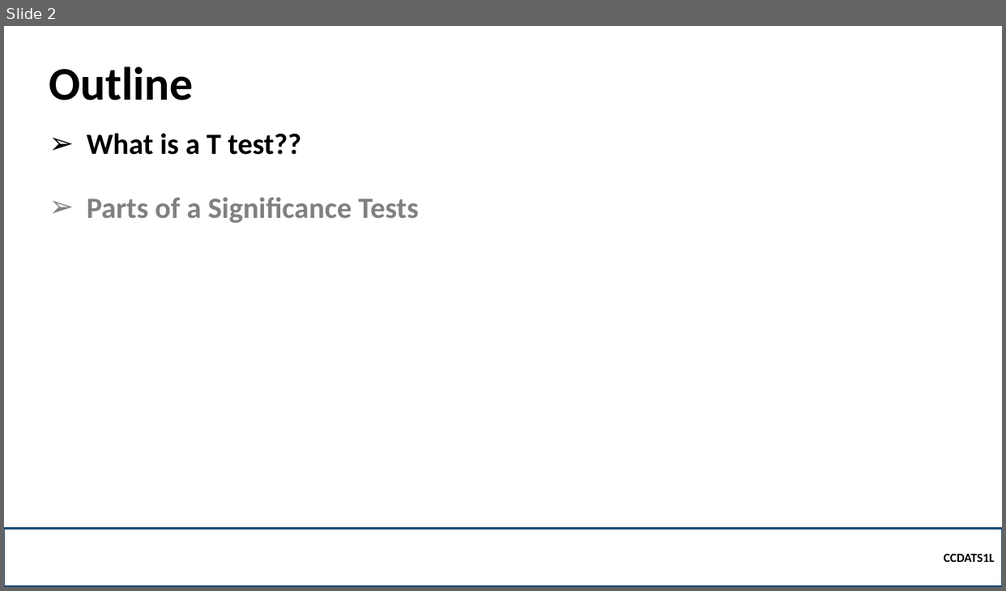
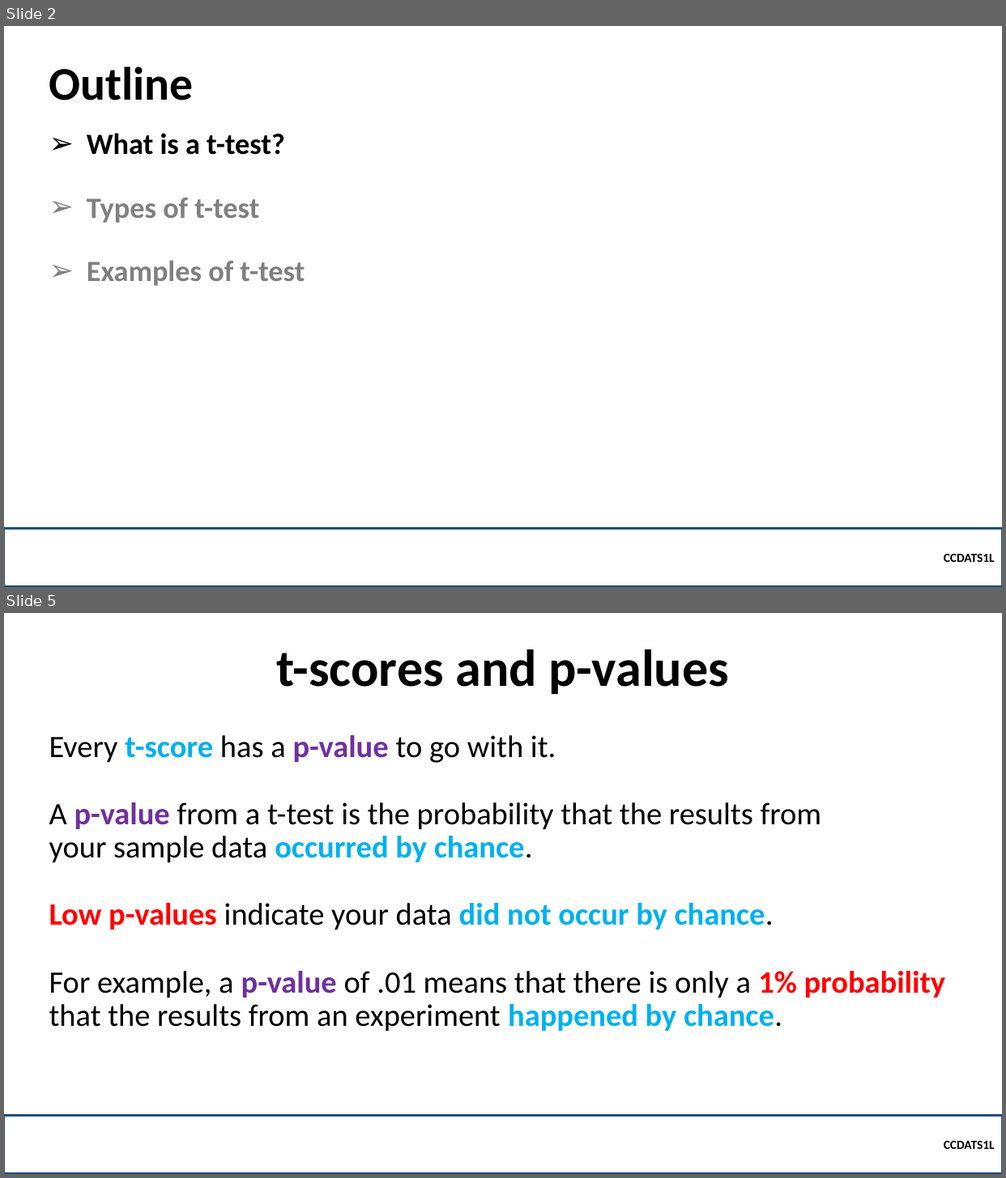
Before and after one commit to robitussin/CCDATS1L, a slide deck: week 10/T test.pptx. Shown one above the other, each under a label of ours: slide 2 before the commit, slides 2 and 5 after it; the slides between them are not shown. The pictures are 1006x591 and 1006x1178 pixels, drawn with LibreOffice and Linux fonts; fonts in the diff are those of the drawing; background and template pictures are left out. Boxes give left, top, right and bottom in pixels: in the first picture for what was removed or moved away, otherwise in the second. Text is boxed around its words. In the diff, an @@ line names an element or a change of style, - is before the commit and + after.

```diff
--- a/week 10/T test.pptx
+++ b/week 10/T test.pptx
@@ slide 5 added at (4,613,1002,1174), background picture (left out) @@
@@ title added at (276,649,729,694), 50 pt, text #000000, bold @@
+t-scores and p-values
@@ text added at (49,735,946,1032), 30 pt, text #000000 @@
+Every t-score has a p-value to go with it.
+A p-value from a t-test is the probability that the results from your sample data occurred by chance.
+Low p-values indicate your data did not occur by chance.
+For example, a p-value of .01 means that there is only a 1% probability that the results from an experiment happened by chance.
@@ rectangle added at (4,1115,1002,1174), outline #1F4E79 2.25 pt, 12 pt, text #000000, bold @@
+  CCDATS1L
@@ slide 2 changed as well @@
@@ text at (87,133,305,286): text changed @@
-➢ What is a T test??
-➢ Parts of a Significance Tests
+➢ What is a t-test?
+➢ Types of t-test
+➢ Examples of t-test
```
Also in this commit, not shown: 1 other slide changed, 14 other slides added, 2 other files.
